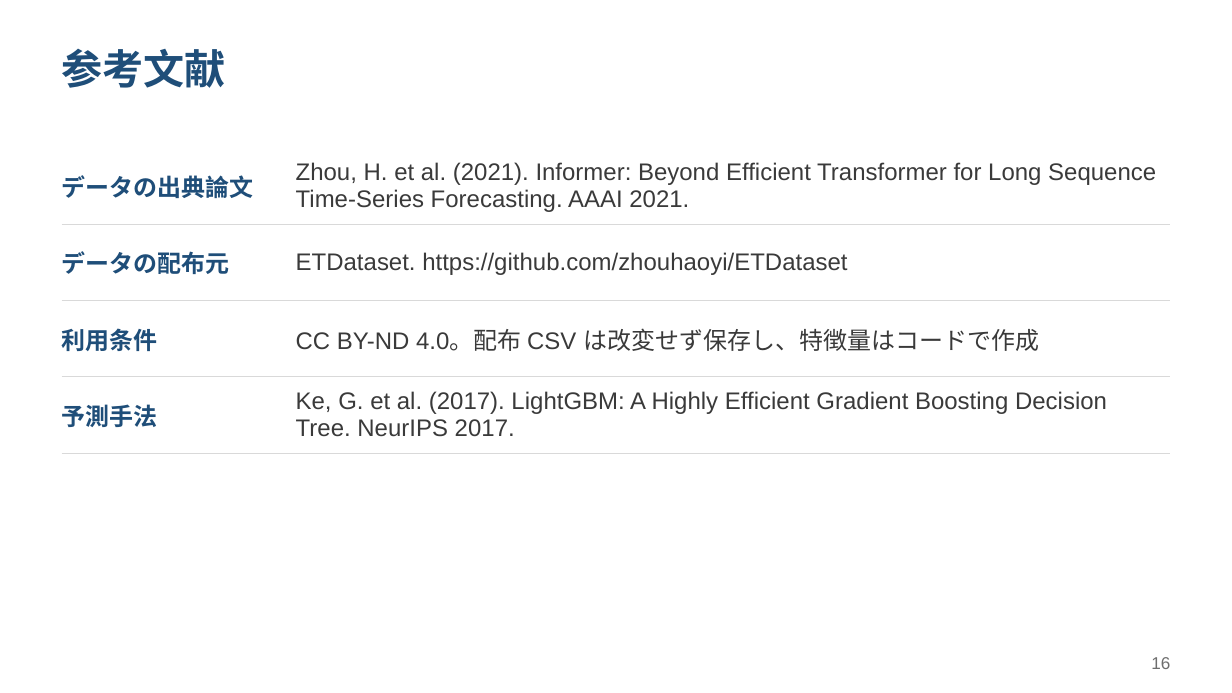
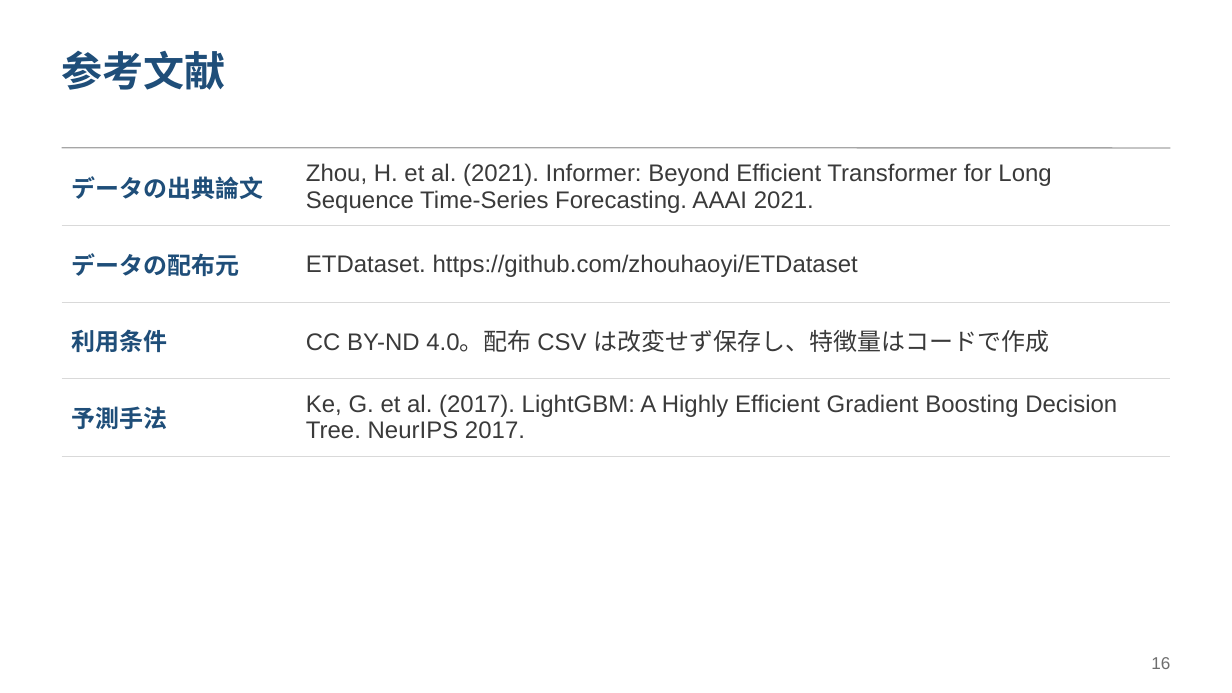
Before and after one commit to HJRKTNG/ett-oil-temperature-poc, a slide deck: slide 16 of reports/slides/ett_oil_temperature_poc.pptx. Drawn at 1232x693 pixels with LibreOffice and Linux fonts; fonts in the diff are those of the drawing. Boxes give left, top, right and bottom in pixels: in the first picture for what was removed or moved away, otherwise in the second. Text is boxed around its words. In the diff, an @@ line names an element or a change of style, - is before the commit and + after.

```diff
--- a/reports/slides/ett_oil_temperature_poc.pptx
+++ b/reports/slides/ett_oil_temperature_poc.pptx
@@ table at (62,148,1170,443) @@
@@ fill none to #FFFFFF in 8 cells @@
@@ borders changed @@
@@ line added from (62, 148) to (1170, 148), #A6A6A6 0.75 pt @@
```
Also in this commit, not shown: 20 other slides changed, 4 other files.
